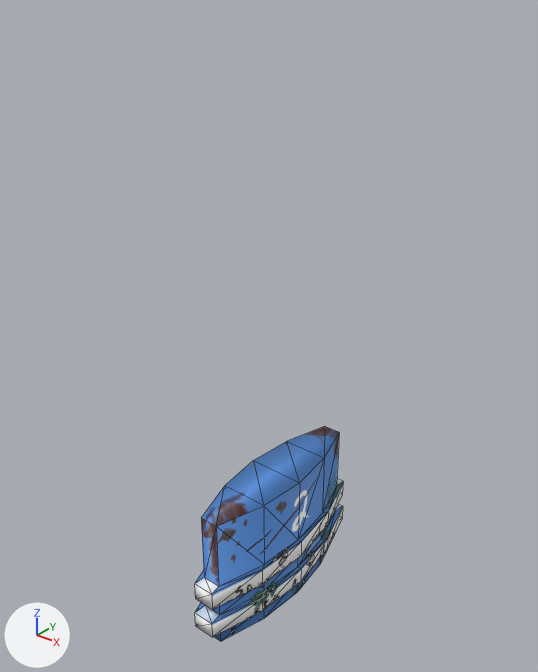
What one commit did to the OBJ model Models/Graphics/aisleSign/aisle2 sign.obj.
Both versions are drawn from a 50 mm lens placed at (12.81, -24.57, 33.65), pointed at (-0.33, -8.13, 23.46). The axes (+X, +Y, +Z) are drawn at lower left. The lights are the same throughout. Mesh edges are drawn as thin lines. Where no turn or scale is listed for an object, it has been applied to the vertices.

Objects in the first picture: 'Aisle_2'.
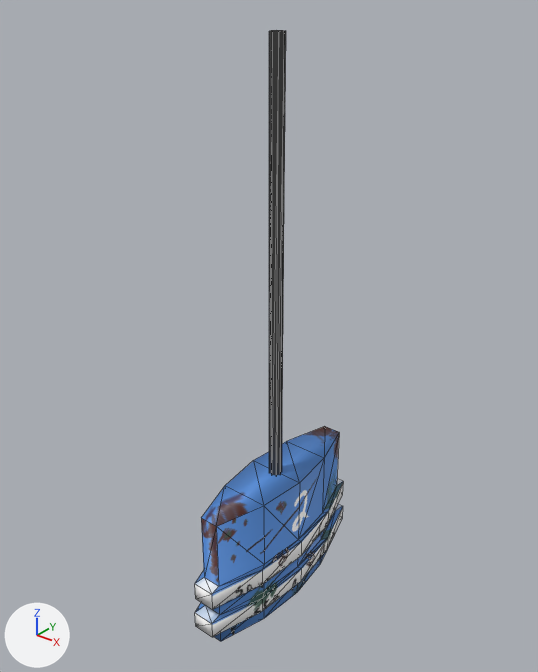
Commit message: aisle signs again

Where the change shows, as pixel boxes (x1, y1, x2, y2) in the pictures (538 x 672 px):
'pole.002', added
    after: (269, 30, 286, 475)

The change, as a diff of the scene's bpy script:
```diff
--- a/Models/Graphics/aisleSign/aisle2 sign.obj.py
+++ b/Models/Graphics/aisleSign/aisle2 sign.obj.py
@@ mat_material_001 @@
+mat_material_001 = principled_material('Material.001')
+mat_material_001.base_color = (0.046, 0.046, 0.046)  # black #3d3d3d
@@ me_pole_002 @@
+me_pole_002.from_pydata(...)  # an 8-sided cylinder along z spanning x -0.21..0.21, y -8.41..-7.99, z 18.15..32.34
+me_pole_002.materials.append(mat_material_001)  # black #3d3d3d
@@ ob_pole_002 @@
+ob_pole_002 = bpy.data.objects.new('pole.002', me_pole_002)
+ob_pole_002.location = (0.0, 0.0, 0.0)
```
